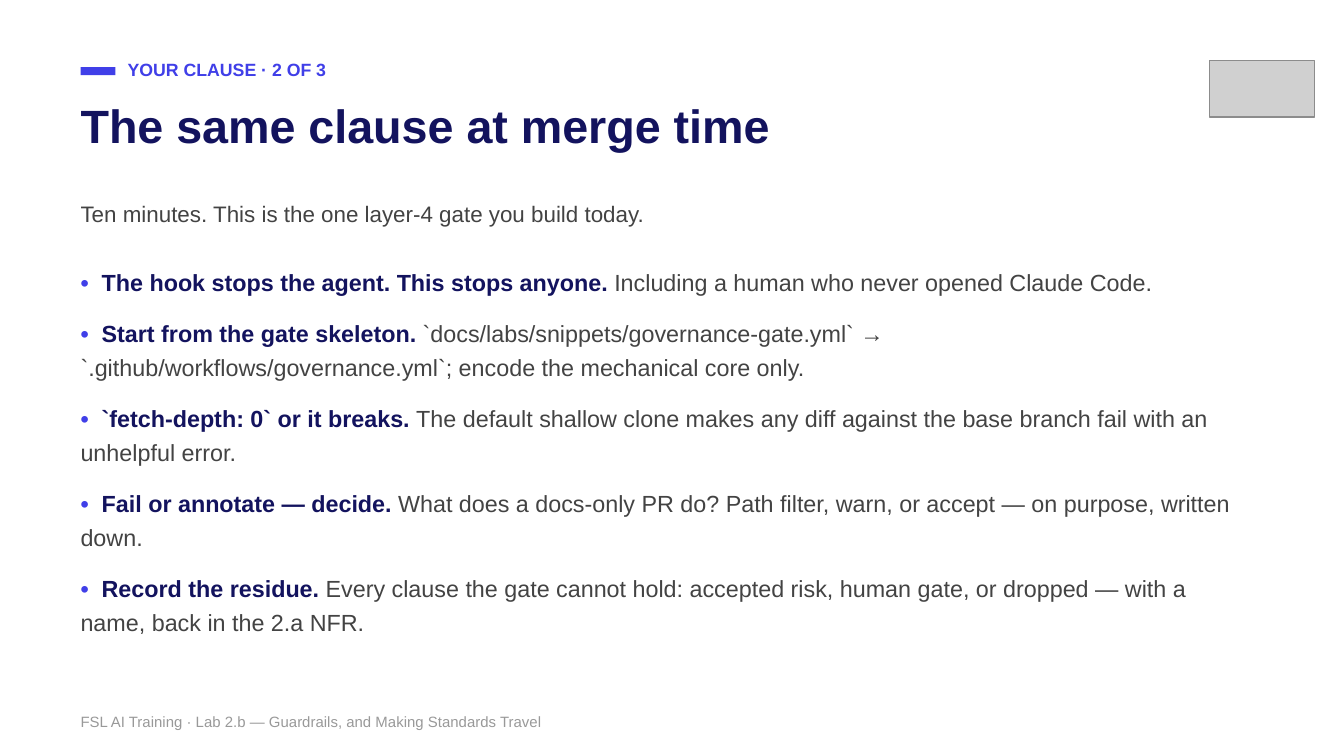
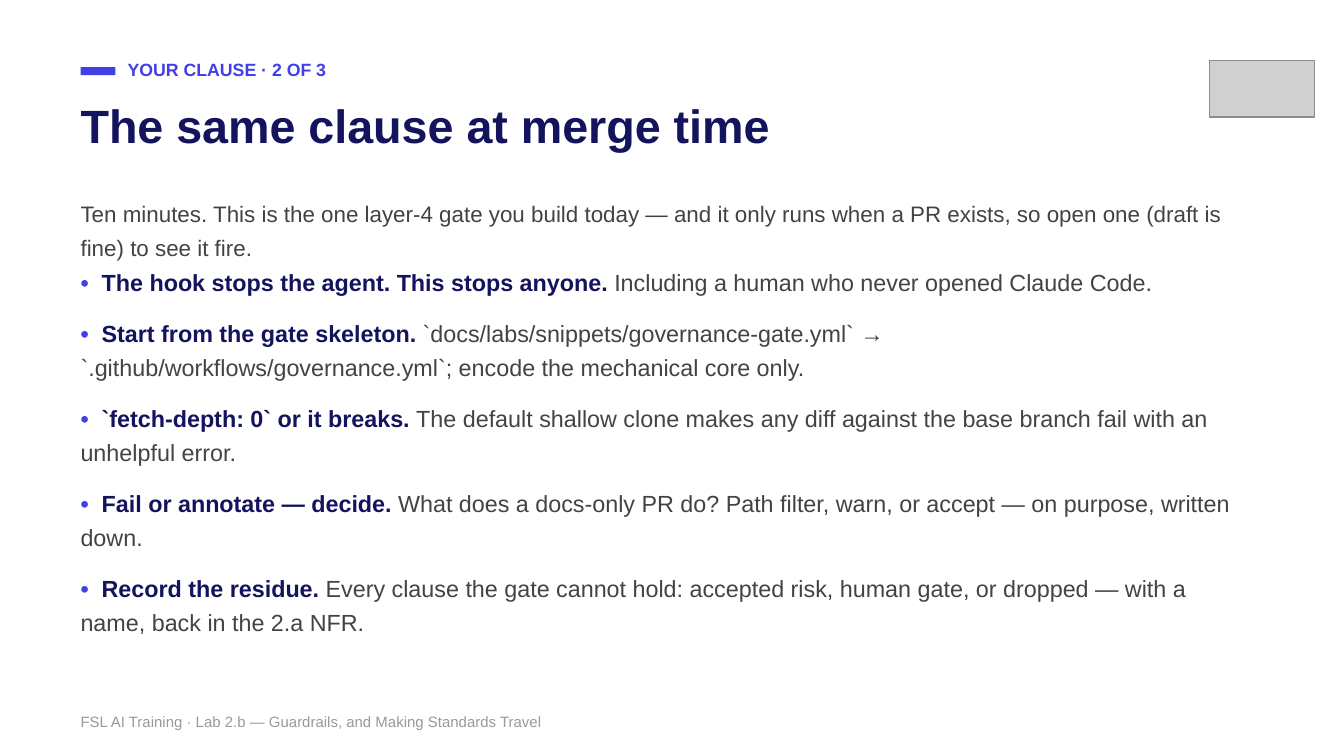
Before and after one commit to mike-tajmajer-fullstacklabs/fsl-taskboard-lab, a slide deck: slide 22 of docs/instructor/lab-2b-guardrails.pptx (slide 21 before the commit). Drawn at 1344x756 pixels with LibreOffice and Linux fonts; fonts in the diff are those of the drawing; grey boxes stand for pictures. Boxes give left, top, right and bottom in pixels: in the first picture for what was removed or moved away, otherwise in the second. Text is boxed around its words. In the diff, an @@ line names an element or a change of style, - is before the commit and + after.

```diff
--- a/docs/instructor/lab-2b-guardrails.pptx
+++ b/docs/instructor/lab-2b-guardrails.pptx
@@ text at box(81, 205, 1221, 261): text changed @@
-Ten minutes. This is the one layer-4 gate you build today.
+Ten minutes. This is the one layer-4 gate you build today — and it only runs when a PR exists, so open one (draft is fine) to see it fire.
```
Also in this commit, not shown: 4 other slides changed, 1 slide added, 10 other files.
